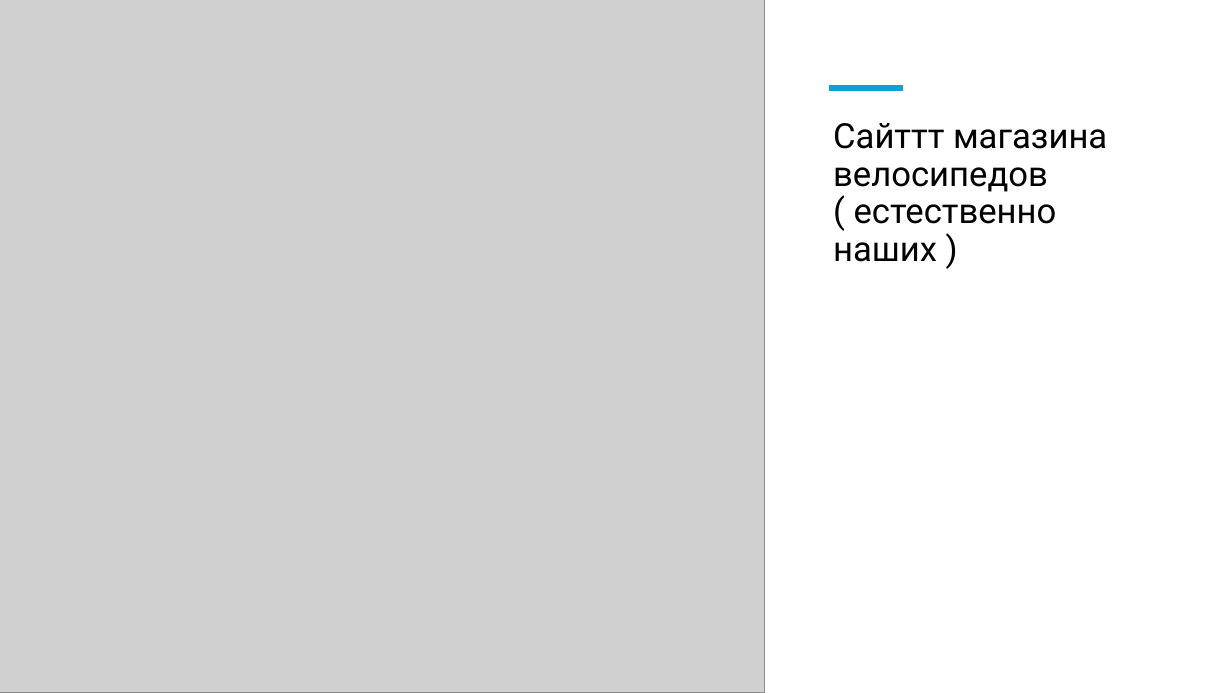
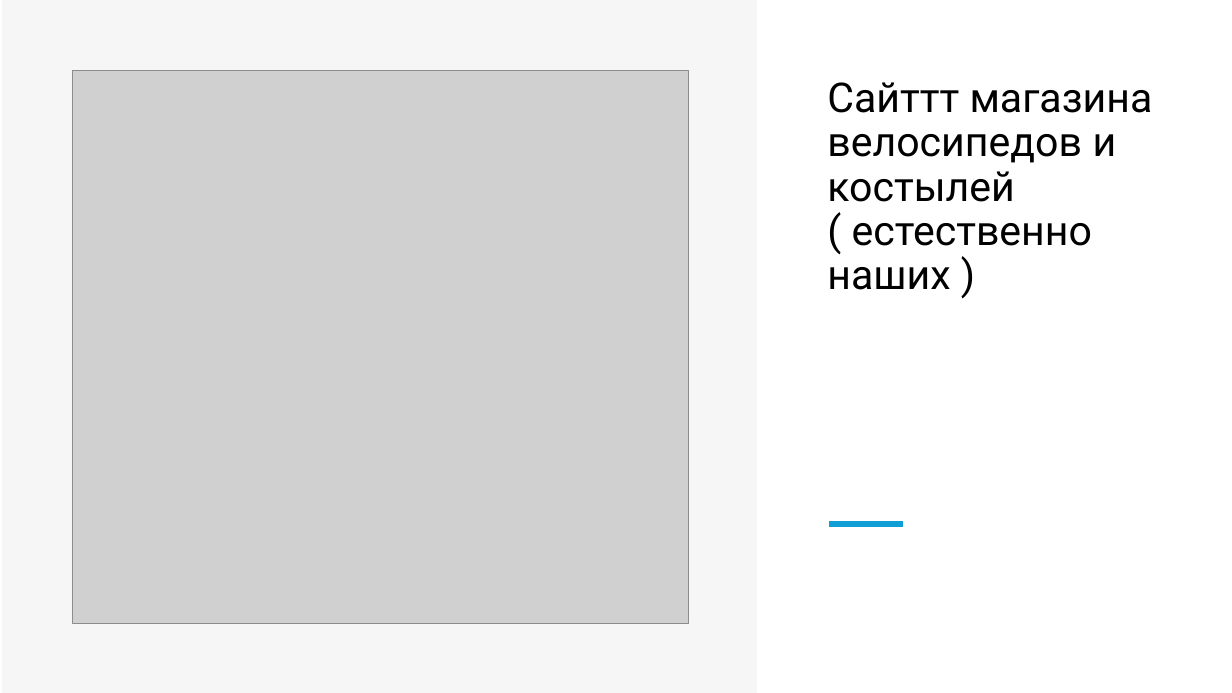
Before and after one commit to nais2008/bezumhack, a slide deck: slide 4 of Я даже запустить не могу.pptx (slide 3 before the commit). Drawn at 1232x693 pixels with LibreOffice and Linux fonts; fonts in the diff are those of the drawing; grey boxes stand for pictures. Boxes give left, top, right and bottom in pixels: in the first picture for what was removed or moved away, otherwise in the second. Text is boxed around its words. In the diff, an @@ line names an element or a change of style, - is before the commit and + after.

```diff
--- a/Я даже запустить не могу.pptx
+++ b/Я даже запустить не могу.pptx
@@ rectangle added at (2,0,757,693), fill #F2F2F2 at 65% opacity @@
@@ picture: place and size @@
-picture at (0,0,764,693)
+picture at (73,71,689,624)
@@ title at (827,82,1153,290): text changed; size 27 to 32 pt @@
-Сайттт магазина велосипедов ( естественно наших )
+Сайттт магазина велосипедов и костылей
+( естественно наших )
@@ line moved from (829, 88) - (903, 88) to (829, 524) - (903, 524) @@
```
Also in this commit, not shown: 1 other slide changed, 4 slides added, 1 other file.
